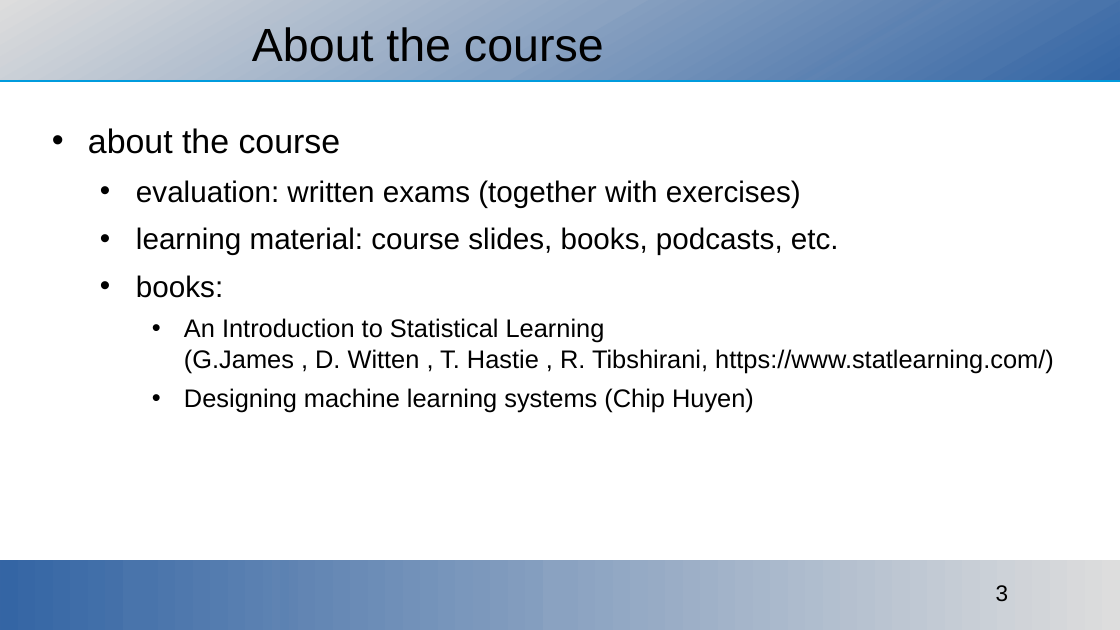
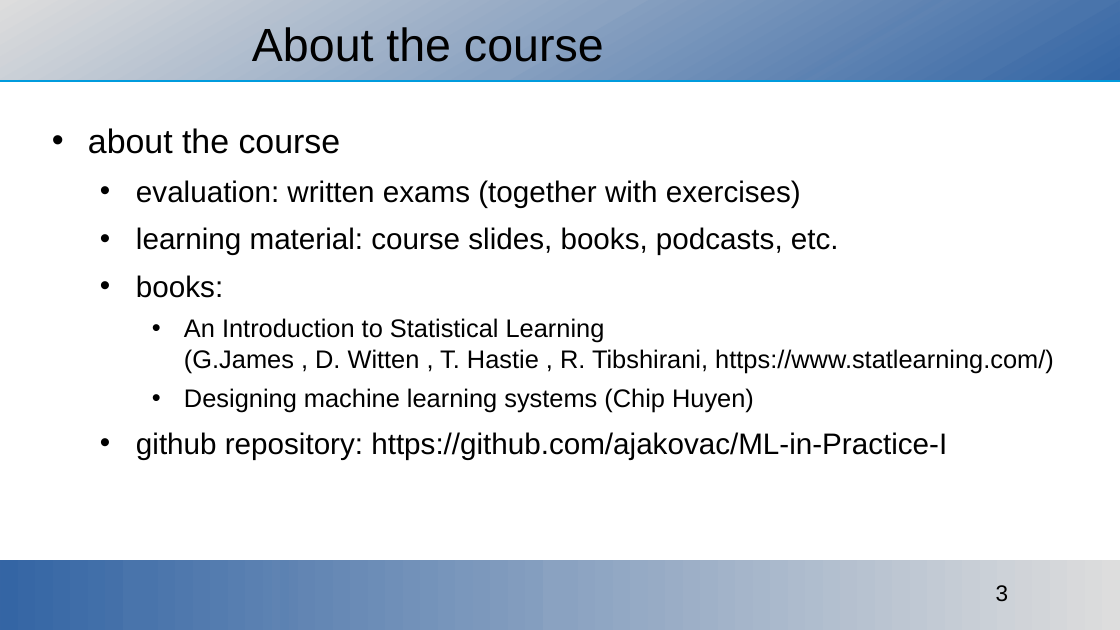
Before and after one commit to ajakovac/ML-in-Practice-I, a slide deck: slide 3 of ML in practice.odp. Drawn at 1120x630 pixels with LibreOffice and Linux fonts; fonts in the diff are those of the drawing; background and template pictures are left out. Boxes give left, top, right and bottom in pixels: in the first picture for what was removed or moved away, otherwise in the second. Text is boxed around its words. In the diff, an @@ line names an element or a change of style, - is before the commit and + after.

```diff
--- a/ML in practice.odp
+++ b/ML in practice.odp
@@ text at bbox=[136, 432, 947, 459]: paragraph added @@
+  • github repository: https://github.com/ajakovac/ML-in-Practice-I
```
Also in this commit, not shown: 3 other slides changed, 3 slides added, 2 other files.
